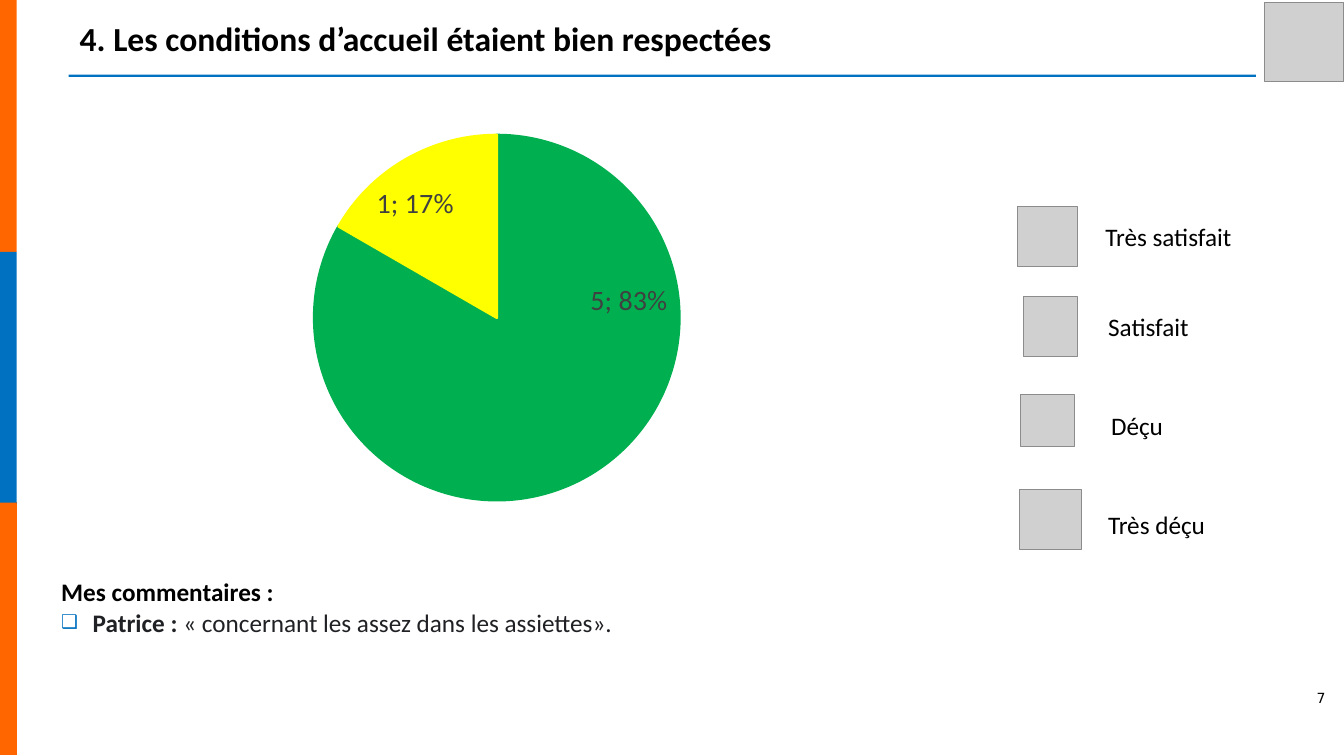
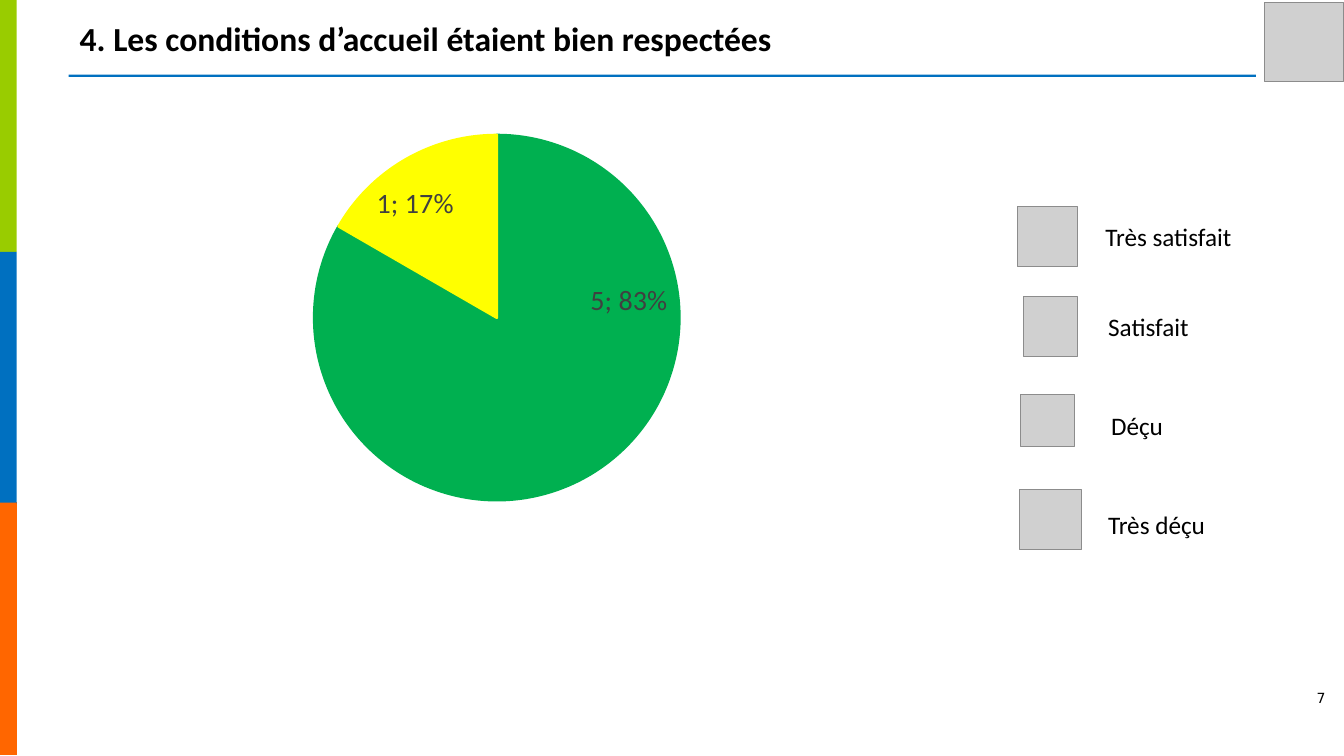
Before and after one commit to studio-catapulte/nefia-client-services, a slide deck: slide 7 of templates/analysis-block.pptx. Drawn at 1344x756 pixels with LibreOffice and Linux fonts; fonts in the diff are those of the drawing; grey boxes stand for pictures; background and template pictures are left out. Boxes give left, top, right and bottom in pixels: in the first picture for what was removed or moved away, otherwise in the second. Text is boxed around its words. In the diff, an @@ line names an element or a change of style, - is before the commit and + after.

```diff
--- a/templates/analysis-block.pptx
+++ b/templates/analysis-block.pptx
@@ rectangle at <box>0,0,17,252</box>: fill #FF6600 to #99CC00 @@
@@ text removed at <box>61,583,612,632</box> @@
-Mes commentaires :
-❑ Patrice : « concernant les assez dans les assiettes».
```
Also in this commit, not shown: 14 other slides changed, 3 other files.
